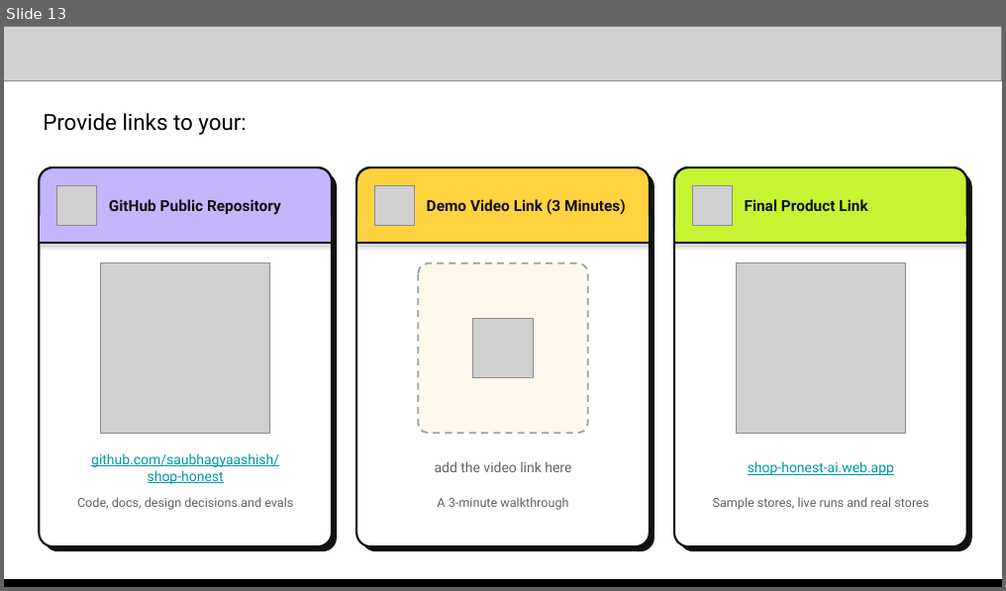
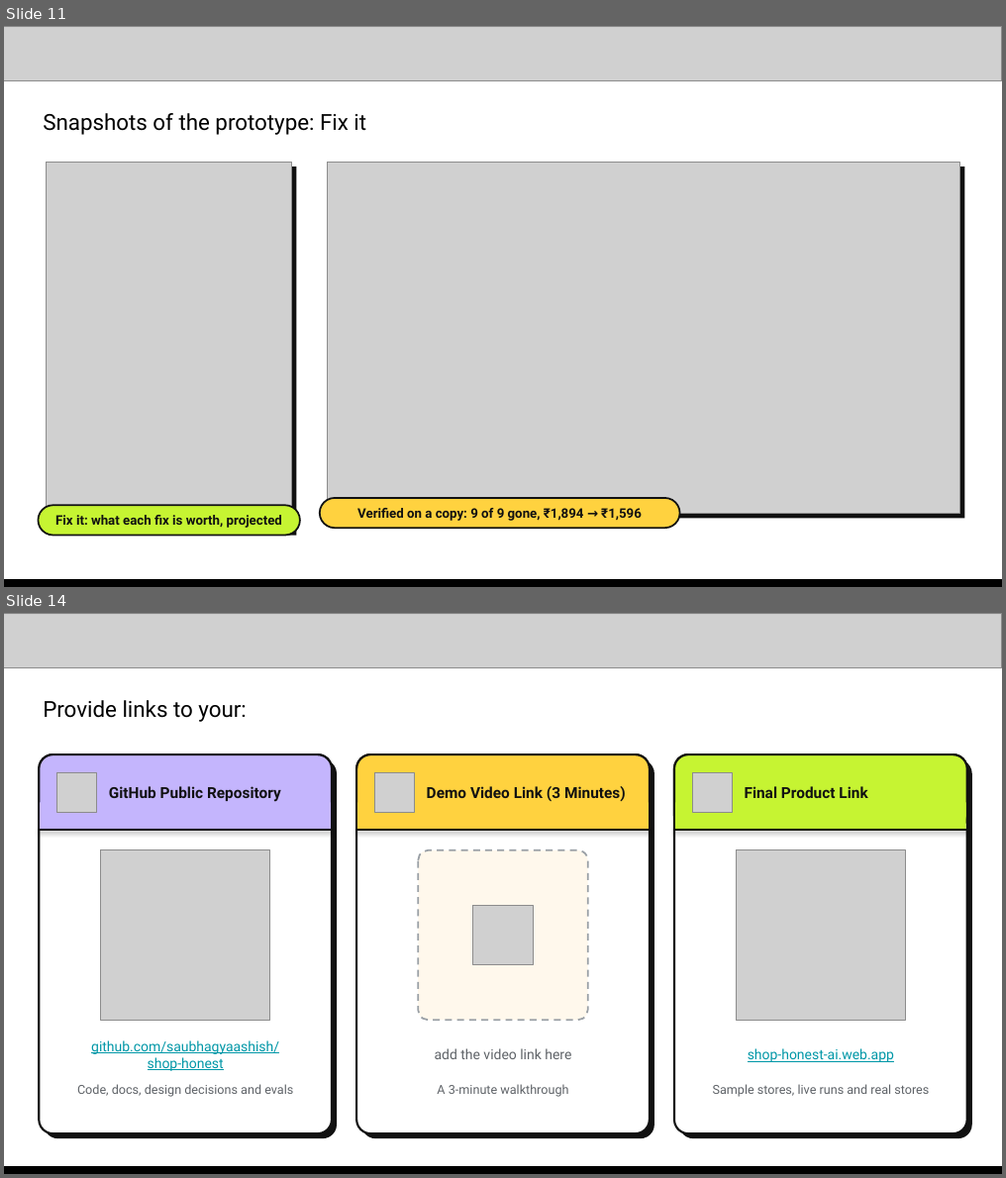
Before and after one commit to saubhagyaashish/shop-honest, a slide deck: Zero Context - Shop Honest - AI Builder Cup.pptx. Shown one above the other, each under a label of ours: slide 13 before the commit, slides 11 and 14 after it; the slides between them are not shown. The pictures are 1006x591 and 1006x1178 pixels, drawn with LibreOffice and Linux fonts; fonts in the diff are those of the drawing; grey boxes stand for pictures. Boxes give left, top, right and bottom in pixels: in the first picture for what was removed or moved away, otherwise in the second. Text is boxed around its words. In the diff, an @@ line names an element or a change of style, - is before the commit and + after.

```diff
--- a/Zero Context - Shop Honest - AI Builder Cup.pptx
+++ b/Zero Context - Shop Honest - AI Builder Cup.pptx
@@ slide 11 added at [4, 26, 1002, 587], background #FFFFFF @@
@@ picture added at [4, 26, 1002, 80] @@
@@ text added at [43, 113, 366, 135], 16 pt, text #000000 @@
+Snapshots of the prototype: Fix it
@@ picture added at [46, 162, 291, 531] @@
@@ rectangle added at [51, 167, 296, 536], fill #111111 @@
@@ picture added at [328, 162, 960, 514] @@
@@ rectangle added at [333, 167, 965, 519], fill #111111 @@
@@ rounded rectangle added at [320, 498, 679, 528], fill #FFD23F, outline #111111 1.25 pt, 9.5 pt, text #111111, bold @@
+Verified on a copy: 9 of 9 gone, ₹1,894 → ₹1,596
@@ rounded rectangle added at [38, 505, 299, 535], fill #C6F432, outline #111111 1.25 pt, 9.5 pt, text #111111, bold @@
+Fix it: what each fix is worth, projected
@@ picture added at [4, 581, 1002, 587] @@
@@ rectangle added at [4, 579, 1002, 587], fill #000000 @@
@@ what was slide 13 is now slide 14 @@
```
Also in this commit, not shown: 11 slides changed, 6 other files.
